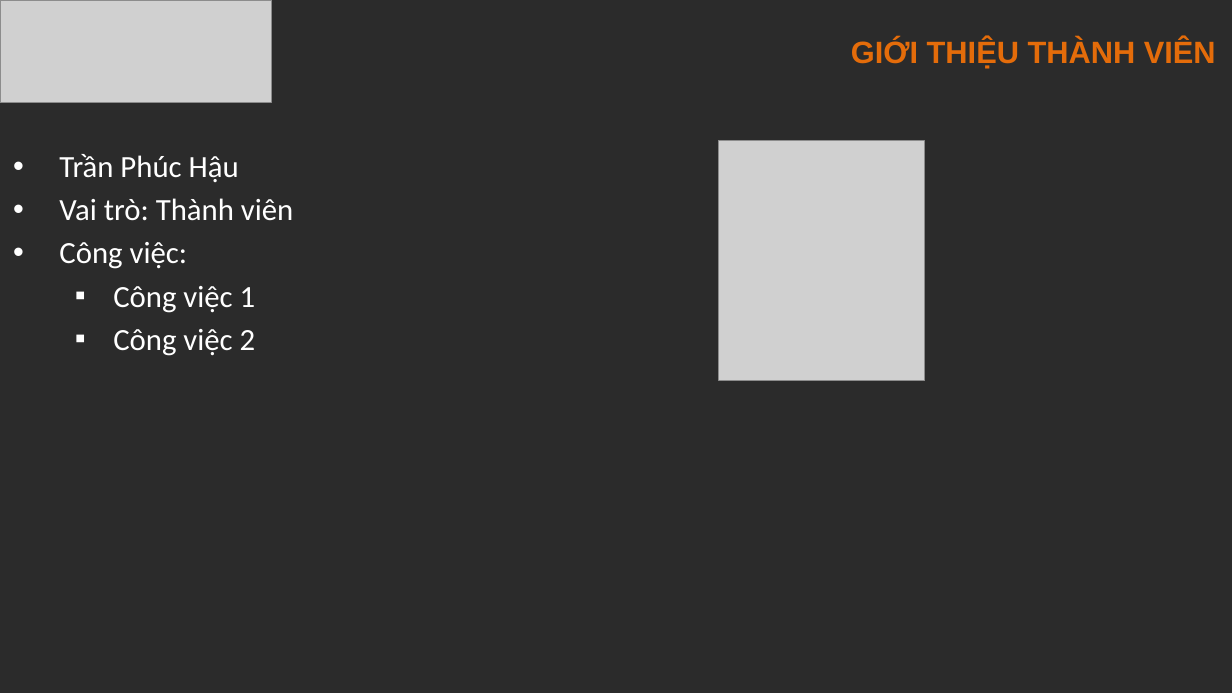
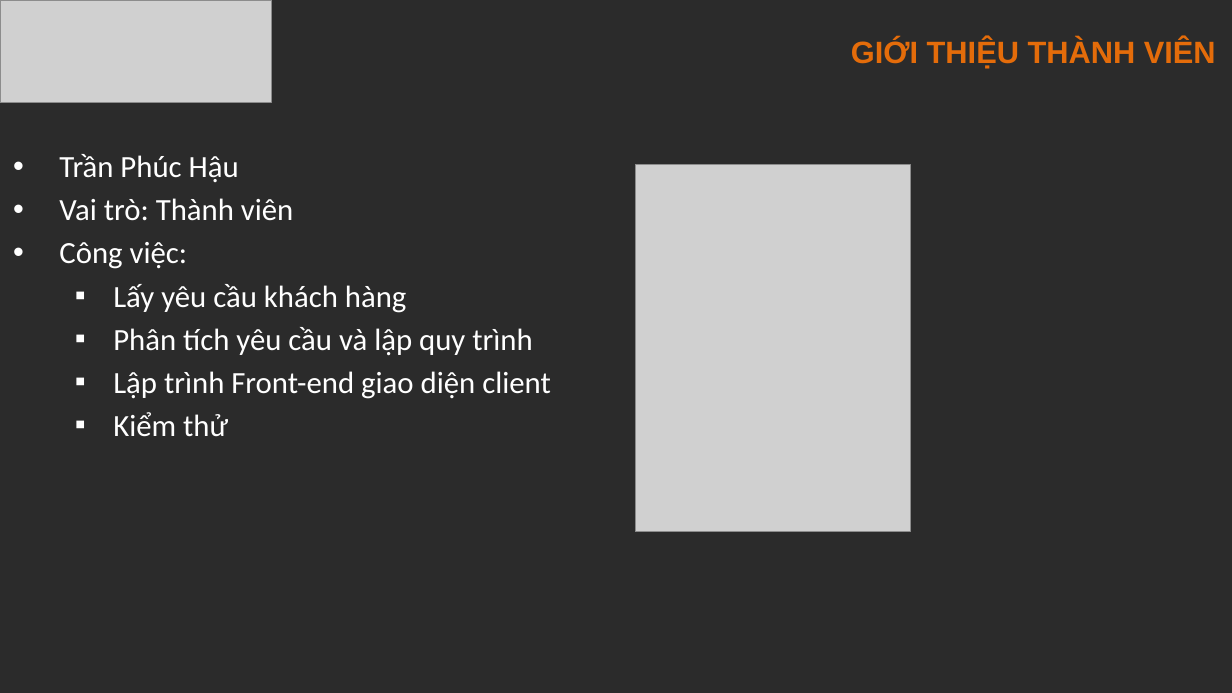
Before and after one commit to Kaykaku/DATN_FoodStore, a slide deck: slide 3 of DocumentAndDatabase/WORKSHOP/ppt.pptx. Drawn at 1232x693 pixels with LibreOffice and Linux fonts; fonts in the diff are those of the drawing; grey boxes stand for pictures; background and template pictures are left out; a plain dark background stands for a picture behind light text. Boxes give left, top, right and bottom in pixels: in the first picture for what was removed or moved away, otherwise in the second. Text is boxed around its words. In the diff, an @@ line names an element or a change of style, - is before the commit and + after.

```diff
--- a/DocumentAndDatabase/WORKSHOP/ppt.pptx
+++ b/DocumentAndDatabase/WORKSHOP/ppt.pptx
@@ picture removed at [719,140,925,381] @@
@@ picture added at [636,165,910,532] @@
@@ text at [113,284,551,437]: text changed @@
-  ▪ Công việc 1
-  ▪ Công việc 2
+  ▪ Lấy yêu cầu khách hàng
+  ▪ Phân tích yêu cầu và lập quy trình
+  ▪ Lập trình Front-end giao diện client
+  ▪ Kiểm thử
```
Also in this commit, not shown: 4 other slides changed, 37 other files.
